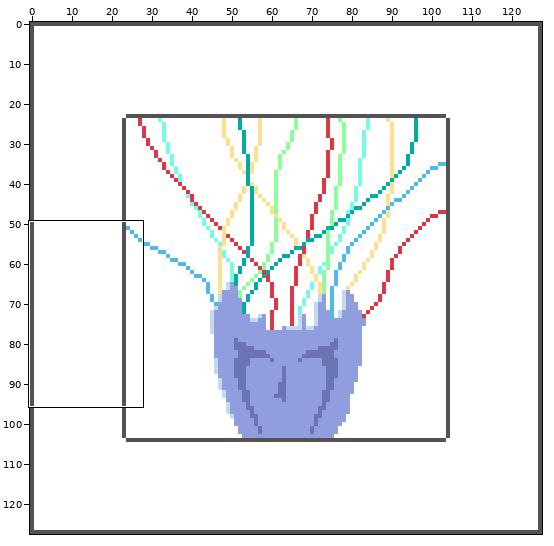
Pixel-art file -- 07 - Memory-2/Memory2-1.3.aseprite. The picture above shows the old version from afar; the outline marks the close-up.
Close-up. Before:
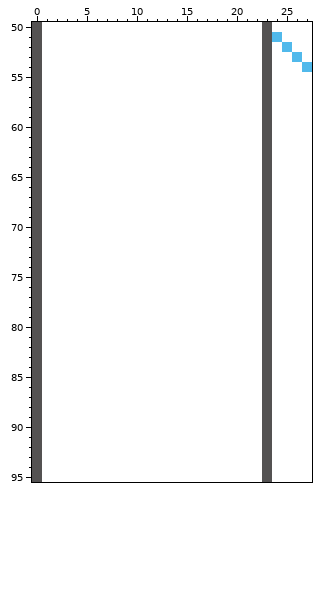
128x128 pixels, 1 frame. Shown: x 0..27, y 50..95.
New version:
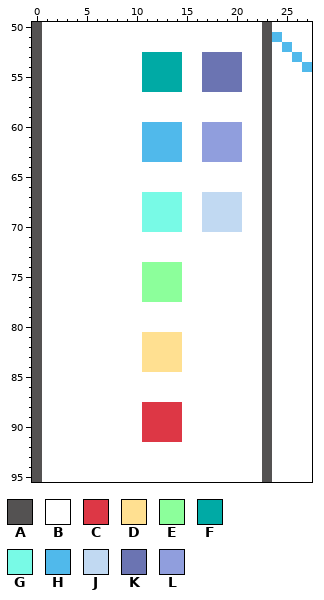
Palette (. is transparent): A #545252  B #ffffff  C #dd3745  D #ffe091  E #8cff9b  F #00aaa5  G #78fae6  H #50b9eb  J #c1d9f2  K #6b74b2  L #909edd
Difference:
layer "Layer 6" added
Layer "Layer 6":
y 53..56: x 11..14 BBBB -> FFFF; x 17..20 BBBB -> KKKK
y 60..63: x 11..14 BBBB -> HHHH; x 17..20 BBBB -> LLLL
y 67..70: x 11..14 BBBB -> GGGG; x 17..20 BBBB -> JJJJ
y 74..77: x 11..14 BBBB -> EEEE
y 81..84: x 11..14 BBBB -> DDDD
y 88..91: x 11..14 BBBB -> CCCC
